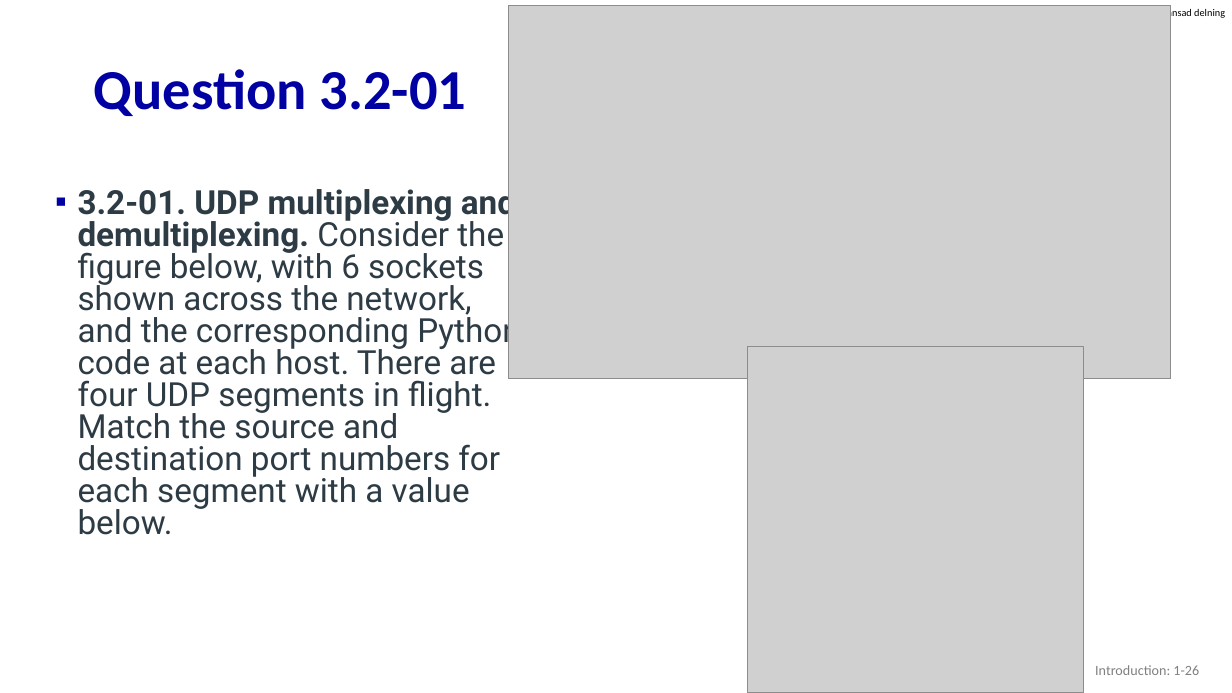
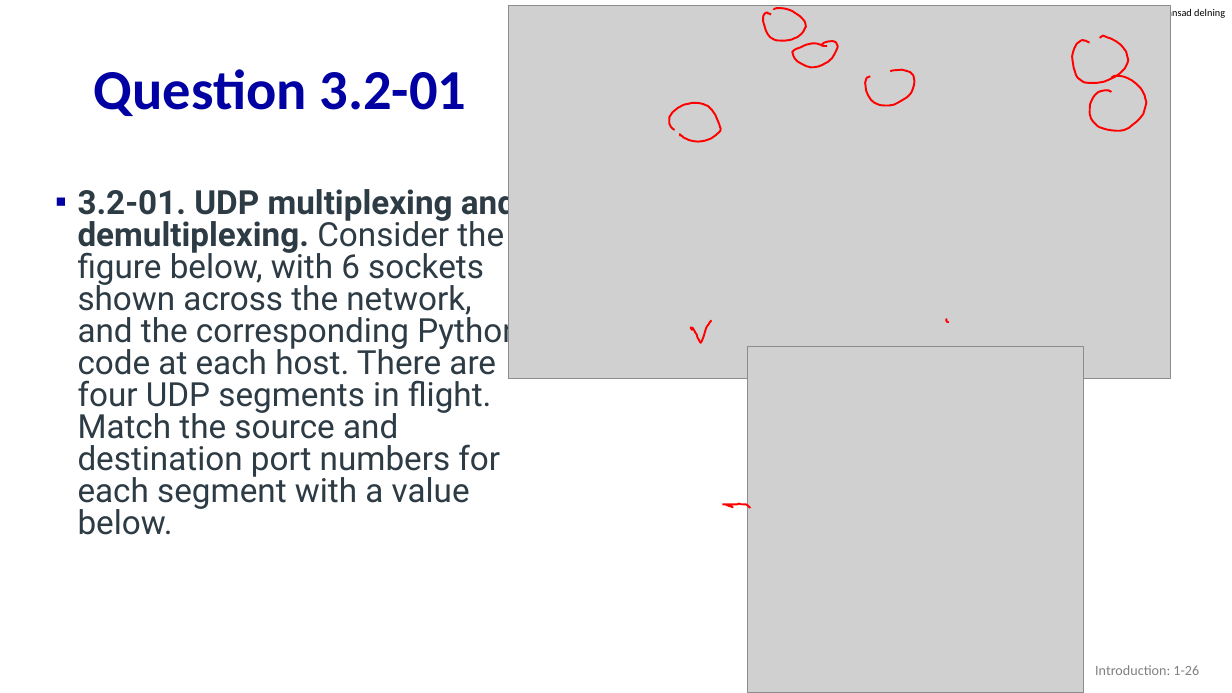
Before and after one commit to guhofstra/CSC175, a slide deck: slide 26 of PPTs/Quiz/Midterm Exam 2024.pptx. Drawn at 1232x693 pixels with LibreOffice and Linux fonts; fonts in the diff are those of the drawing; grey boxes stand for pictures. Boxes give left, top, right and bottom in pixels: in the first picture for what was removed or moved away, otherwise in the second. Text is boxed around its words. In the diff, an @@ line names an element or a change of style, - is before the commit and + after.

```diff
--- a/PPTs/Quiz/Midterm Exam 2024.pptx
+++ b/PPTs/Quiz/Midterm Exam 2024.pptx
@@ freeform shape added at <box>763,8,806,41</box>, outline #FF0000 1.5 pt @@
@@ freeform shape added at <box>793,42,838,67</box>, outline #FF0000 1.5 pt @@
@@ freeform shape added at <box>1072,36,1128,83</box>, outline #FF0000 1.5 pt @@
@@ freeform shape added at <box>865,69,914,105</box>, outline #FF0000 1.5 pt @@
@@ freeform shape added at <box>1090,76,1146,131</box>, outline #FF0000 1.5 pt @@
@@ freeform shape added at <box>669,103,721,141</box>, outline #FF0000 1.5 pt @@
@@ freeform shape added at <box>691,321,712,343</box>, outline #FF0000 1.5 pt @@
@@ freeform shape added at <box>946,319,948,323</box>, outline #FF0000 1.5 pt @@
@@ freeform shape added at <box>723,504,750,508</box>, outline #FF0000 1.5 pt @@
```
Also in this commit, not shown: 9 other slides changed, 7 slides added, 1 other file.
